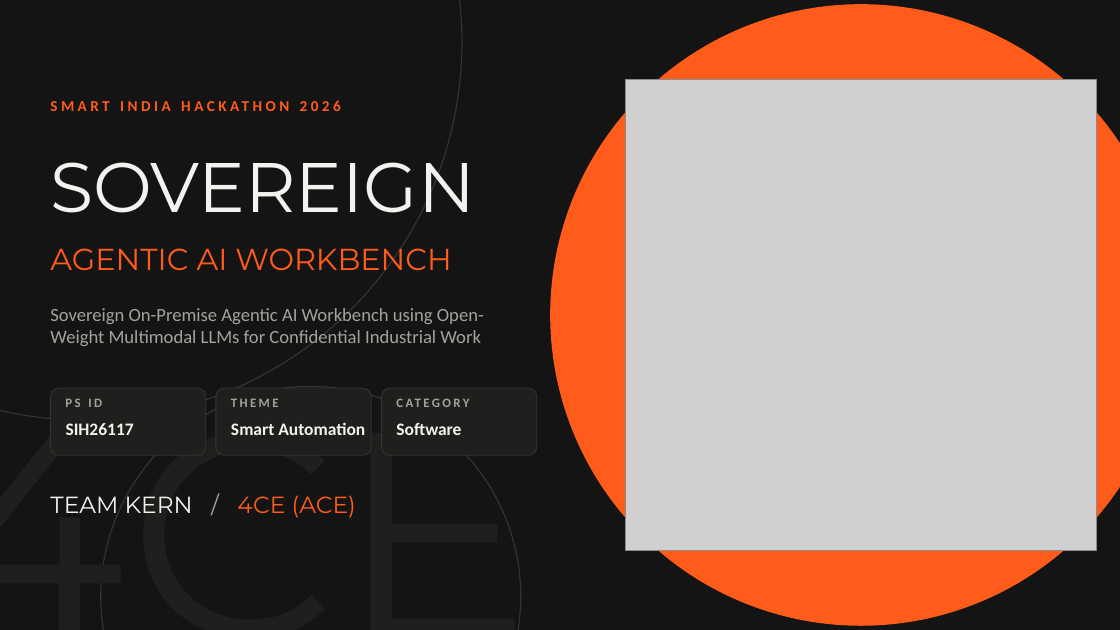
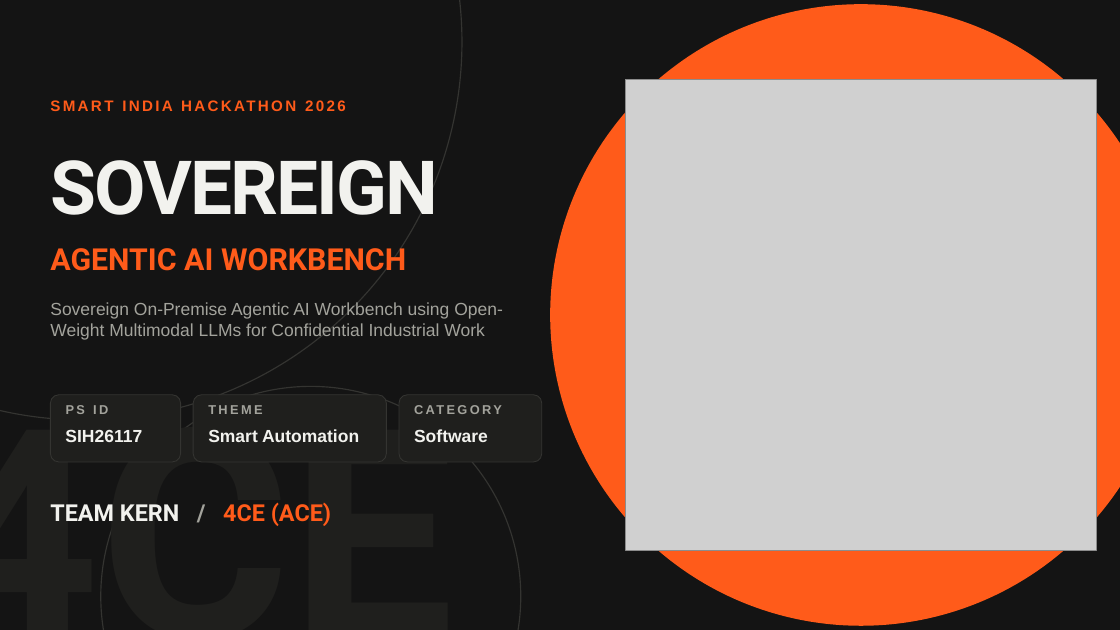
Before and after one commit to Yash3510/Multi-LLM-Agentic-Ai, a slide deck: slide 1 of presentation/Team-Kern-SIH2026-Sovereign-AI.pptx. Drawn at 1120x630 pixels with LibreOffice and Linux fonts; fonts in the diff are those of the drawing; grey boxes stand for pictures. Boxes give left, top, right and bottom in pixels: in the first picture for what was removed or moved away, otherwise in the second. Text is boxed around its words. In the diff, an @@ line names an element or a change of style, - is before the commit and + after.

```diff
--- a/presentation/Team-Kern-SIH2026-Sovereign-AI.pptx
+++ b/presentation/Team-Kern-SIH2026-Sovereign-AI.pptx
@@ text "SMART INDIA HACKATHON 2026" at (50, 97, 513, 126): font Calibri to Arial, letter spacing 3 to 2 pt @@
@@ text "SOVEREIGN" at (50, 160, 438, 215): size 60 to 64 pt, font Montserrat to Roboto, letter spacing 0 to -1.5 pt, bold on @@
@@ text "Sovereign On-Premise Agentic AI Workbench ..." at (50, 302, 503, 340): size 16 to 15 pt, font Calibri to Arial @@
@@ rounded rectangle: place and size @@
-rounded rectangle at (50, 388, 206, 455)
+rounded rectangle at (50, 395, 181, 462)
@@ font Calibri to Arial in 6 elements at (414, 429, 488, 442), (414, 402, 532, 425), (208, 405, 262, 414), (208, 429, 359, 442), (65, 429, 142, 442), (66, 405, 108, 414) @@
@@ text "PS ID": place and size @@
-text "PS ID" at (65, 398, 102, 407)
+text "PS ID" at (66, 405, 108, 414)
@@ rounded rectangle: place and size @@
-rounded rectangle at (216, 388, 371, 455)
+rounded rectangle at (193, 395, 386, 462)
@@ text "THEME": place and size @@
-text "THEME" at (231, 398, 279, 407)
+text "THEME" at (208, 405, 262, 414)
@@ rounded rectangle: place and size @@
-rounded rectangle at (381, 388, 537, 455)
+rounded rectangle at (399, 395, 542, 462)
@@ text "CATEGORY": place and size @@
-text "CATEGORY" at (397, 395, 531, 418)
+text "CATEGORY" at (414, 402, 532, 425)
@@ text "Smart Automation": place and size @@
-text "Smart Automation" at (231, 422, 365, 435)
+text "Smart Automation" at (208, 429, 359, 442)
@@ text "Software": place and size @@
-text "Software" at (396, 423, 461, 435)
+text "Software" at (414, 429, 488, 442)
@@ font Montserrat to Roboto, bold on in 3 elements at (0, 361, 739, 630), (50, 248, 406, 271), (50, 503, 331, 526) @@
@@ text "TEAM KERN / 4CE (ACE)": place and size @@
-text "TEAM KERN / 4CE (ACE)" at (50, 495, 356, 518)
+text "TEAM KERN / 4CE (ACE)" at (50, 503, 331, 526)
```
Also in this commit, not shown: 9 other slides changed, 6 other files.
